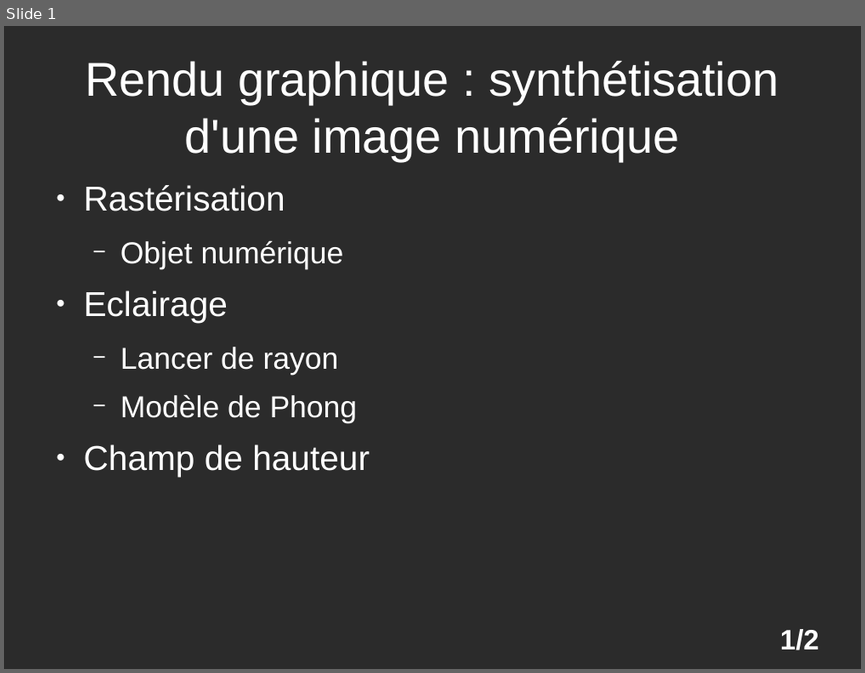
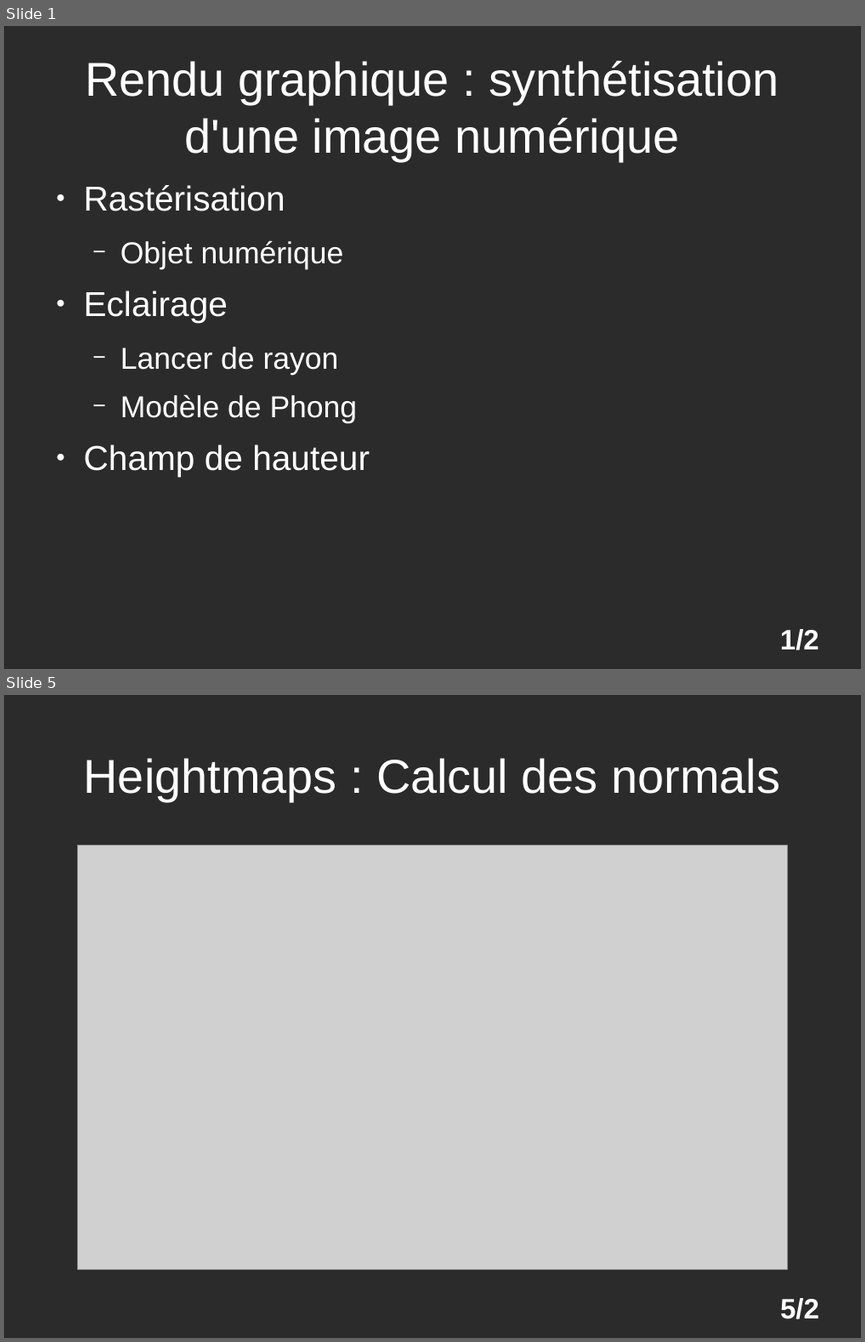
Before and after one commit to rpereira-dev/heightmaps_renderer, a slide deck: TIPE/presentation.odp. Shown one above the other, each under a label of ours: slide 1 before the commit, slides 1 and 5 after it; the slides between them are not shown. The pictures are 865x673 and 865x1342 pixels, drawn with LibreOffice and Linux fonts; fonts in the diff are those of the drawing; grey boxes stand for pictures; background and template pictures are left out; a plain dark background stands for a picture behind light text. Boxes give left, top, right and bottom in pixels: in the first picture for what was removed or moved away, otherwise in the second. Text is boxed around its words. In the diff, an @@ line names an element or a change of style, - is before the commit and + after.

```diff
--- a/TIPE/presentation.odp
+++ b/TIPE/presentation.odp
@@ slide 5 added at bbox=[4, 695, 861, 1338], background picture (left out) @@
@@ title added at bbox=[84, 758, 780, 801], 44 pt, text #FFFFFF @@
+Heightmaps : Calcul des normals
@@ picture added at bbox=[77, 845, 787, 1270] @@
@@ page number added at bbox=[780, 1298, 819, 1319], 26 pt, text #FFFFFF, bold @@
+5/2
```
Also in this commit, not shown: 2 slides changed, 22 other slides added, 56 other files.
